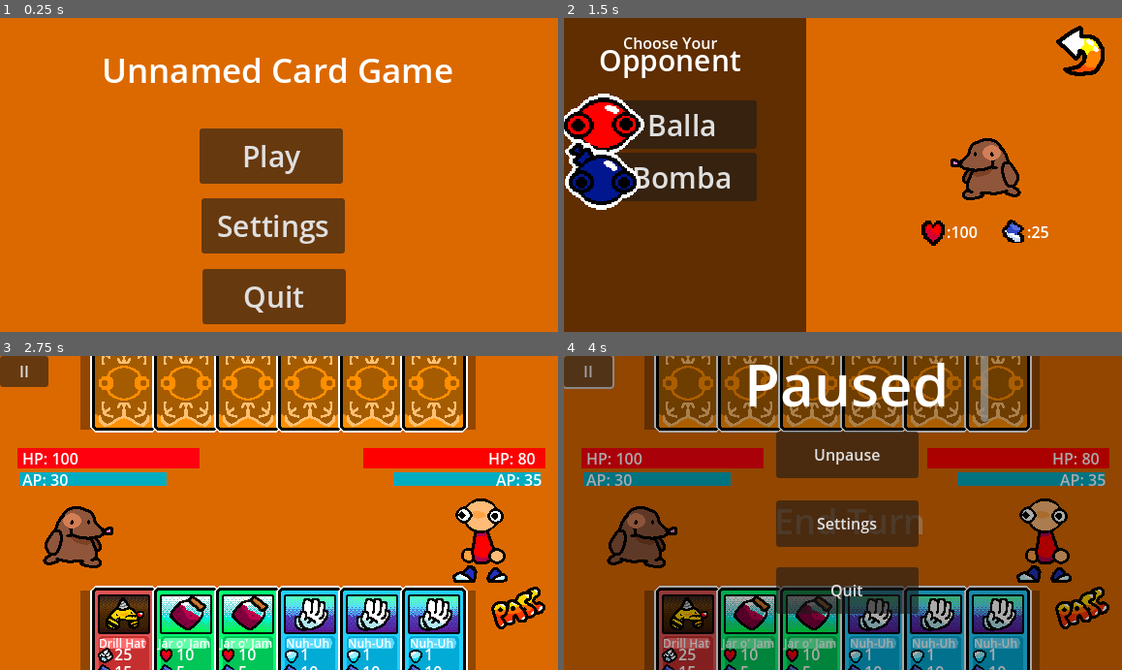
Above: before the commit, frames 1-4 (two rows, left to right).
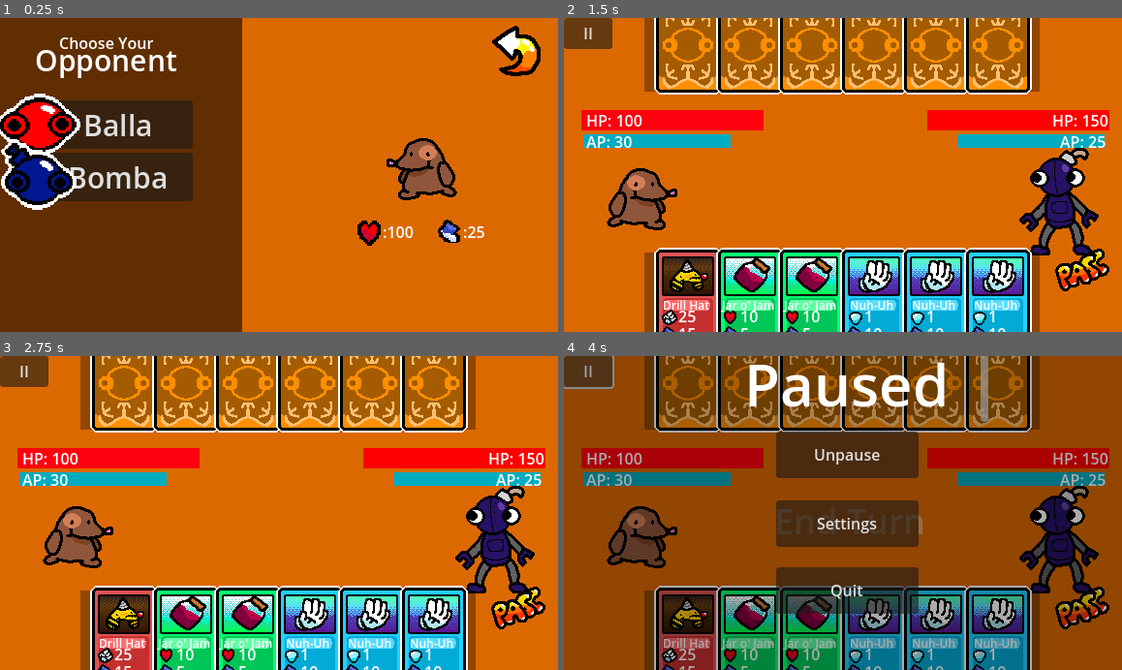
Above: after the commit, the same moments.

Repository: DylanMather2004/turn-based-deck-builder
Game: Godot game, scene res://Scenes/main_menu.tscn
The game is run twice, just before and just after one commit, with the same random seed, the same clock (stepped at 60 frames per second) and the same inputs.
Inputs (mouse positions are in pixels of both pictures, inside the frame that each line leads up to):
- Up to frame 1 (0.25 s): no input
- Up to frame 2 (1.5 s): click (837, 156) at 0.5 s, where only the run before the commit has a clickable "Play"; click (720, 187) at 1.27 s
- Up to frame 3 (2.75 s): click (117, 462) at 2 s, where only the run before the commit has a clickable "Balla"
- Up to frame 4 (4 s): click (1082, 607) at 2.75 s; click "II" at 3.5 s

The runs differ from the first frame. In frame 1, 54% of the frame differs, in the area x 0-97%, y 0-100%; in frame 2, 73%, in the area x 0-98%, y 0-100%; in frame 3, 3.0%; in frame 4, 3.0%.

Commit message:
Easter Egg added
- Now clicking on the enemy in the opponent select screen plays the hurt animation
- Fixed a bug where clicking a card, even when not using it, locks you from using it in the future

Diff:
--- a/Scenes/main_menu.tscn
+++ b/Scenes/main_menu.tscn
@@ -28,6 +28,7 @@
 starter_cards = Array[String](["res://Cards/Attack Cards/MoleMallet.tres", "res://Cards/Attack Cards/Punch.tres", "res://Cards/Heal Cards/Juicy.tres", "res://Cards/Shield Cards/NuhUh.tres"])
 
 [node name="TitleMenu" type="Control" parent="."]
+visible = false
 layout_mode = 3
 anchors_preset = 0
 offset_right = 40.0
@@ -104,7 +105,6 @@
 texture_normal = ExtResource("5_pqi47")
 
 [node name="EnemySelectMenu" type="Control" parent="." node_paths=PackedStringArray("menu_panel", "sprite", "health_text", "ap_text")]
-visible = false
 layout_mode = 3
 anchors_preset = 0
 offset_left = 57.0
@@ -153,7 +153,7 @@
 offset_left = -20.0
 offset_top = -8.0
 offset_right = 162.0
-offset_bottom = 80.0
+offset_bottom = 36.0
 theme_override_font_sizes/normal_font_size = 30
 text = "Opponent"
 
@@ -195,6 +195,13 @@
 offset_bottom = 221.0
 text = ":25
 "
+
+[node name="Spritebox" type="Control" parent="EnemySelectMenu/Enemy Panel"]
+anchors_preset = 0
+offset_left = 110.0
+offset_top = 93.0
+offset_right = 189.0
+offset_bottom = 162.0
 
 [node name="Settings Menu" type="Control" parent="."]
 visible = false
@@ -231,4 +238,6 @@
 [connection signal="pressed" from="Gameplay Select Screen/Deck Button" to="." method="_on_deck_button_pressed"]
 [connection signal="button_down" from="Gameplay Select Screen/Back Button" to="." method="_on_back_button_button_down"]
 [connection signal="pressed" from="EnemySelectMenu/EnemyMenu-BackButton" to="." method="_on_enemy_menu_back_button_pressed"]
+[connection signal="mouse_entered" from="EnemySelectMenu/Enemy Panel/Spritebox" to="EnemySelectMenu/Enemy Panel/AnimatedSprite2D" method="_on_spritebox_mouse_entered"]
+[connection signal="mouse_exited" from="EnemySelectMenu/Enemy Panel/Spritebox" to="EnemySelectMenu/Enemy Panel/AnimatedSprite2D" method="_on_spritebox_mouse_exited"]
 [connection signal="pressed" from="Settings Menu/SettingsBackButton" to="." method="_on_settings_back_button_pressed"]
--- a/Scenes/sprite_funny.gd
+++ b/Scenes/sprite_funny.gd
@@ -1,6 +1,15 @@
 extends AnimatedSprite2D
+var has_mouse = false
 func _input(event: InputEvent) -> void:
-	if Input.is_action_just_pressed("use_card"):
+	if Input.is_action_just_pressed("use_card")&&has_mouse:
 		play("hurt")
-		get_tree().create_timer(0.5).timeout
+		await get_tree().create_timer(0.1).timeout
 		play("default")
+
+
+func _on_spritebox_mouse_entered() -> void:
+	has_mouse=true
+
+
+func _on_spritebox_mouse_exited() -> void:
+	has_mouse=false
--- a/Scripts/Card Scripts/PlayerCard.gd
+++ b/Scripts/Card Scripts/PlayerCard.gd
@@ -20,5 +20,6 @@
 
 
 func use_failed():
+	in_play=false
 	super.use_failed()
 	position=reset_pos
